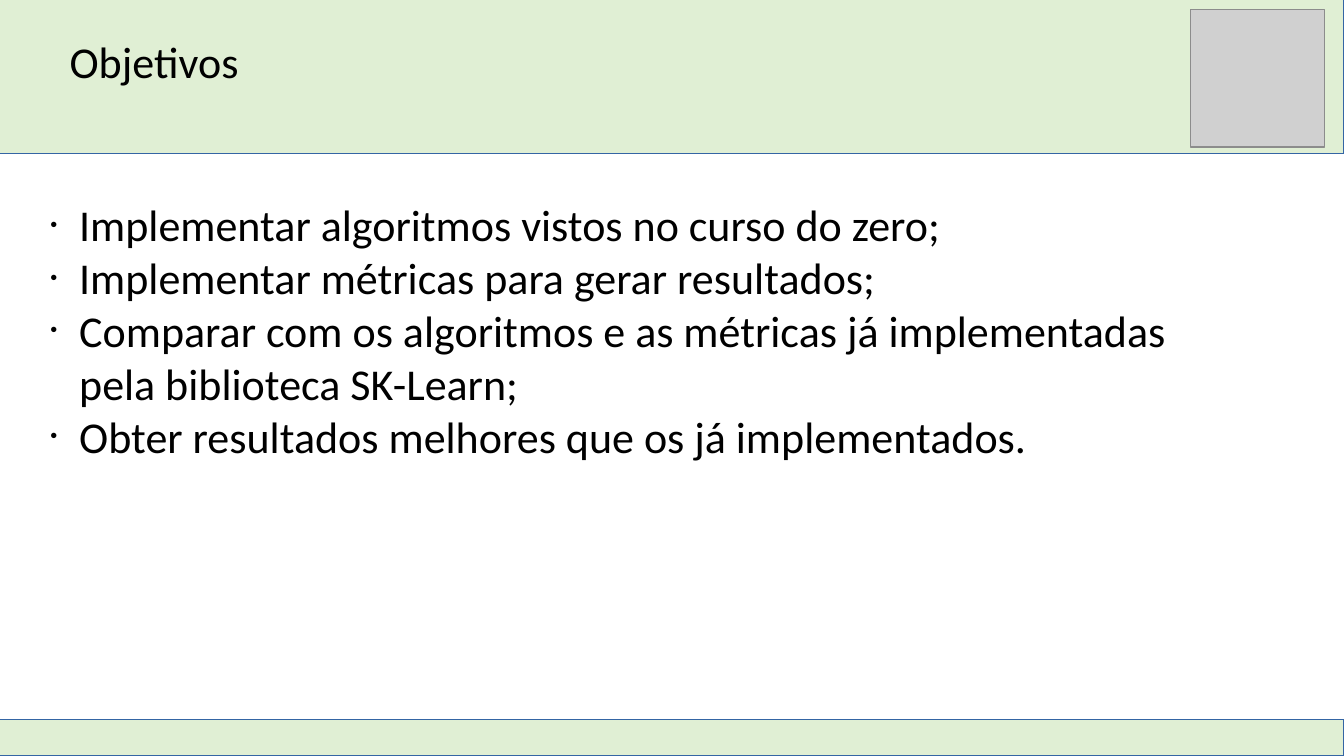
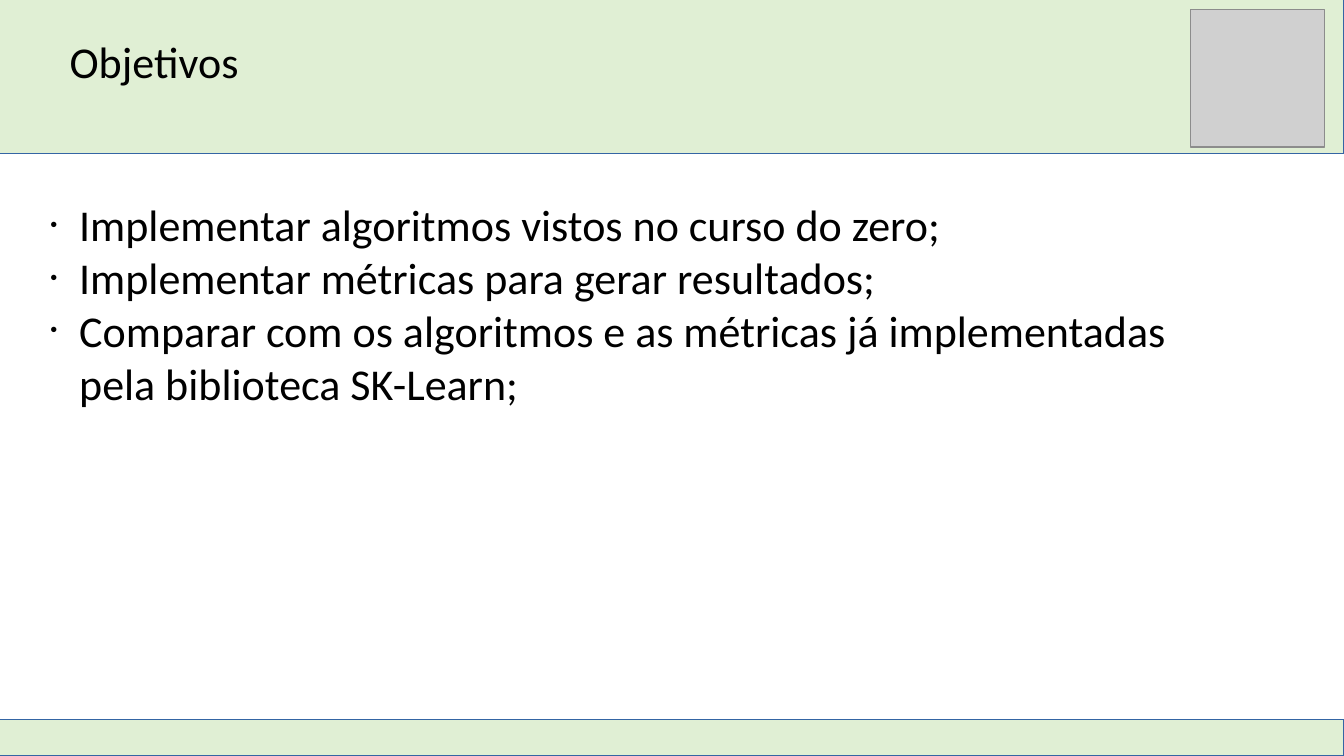
Before and after one commit to DimitriLeandro/ProjetoFinalSistemasInteligentesUFABC, a slide deck: slide 3 of Apresentação SI.odp. Drawn at 1344x756 pixels with LibreOffice and Linux fonts; fonts in the diff are those of the drawing; grey boxes stand for pictures. Boxes give left, top, right and bottom in pixels: in the first picture for what was removed or moved away, otherwise in the second. Text is boxed around its words. In the diff, an @@ line names an element or a change of style, - is before the commit and + after.

```diff
--- a/Apresentação SI.odp
+++ b/Apresentação SI.odp
@@ text at <box>79,422,1026,461</box>: paragraph removed @@
-• Obter resultados melhores que os já implementados.
```
Also in this commit, not shown: 6 other slides changed, 2 slides added.
